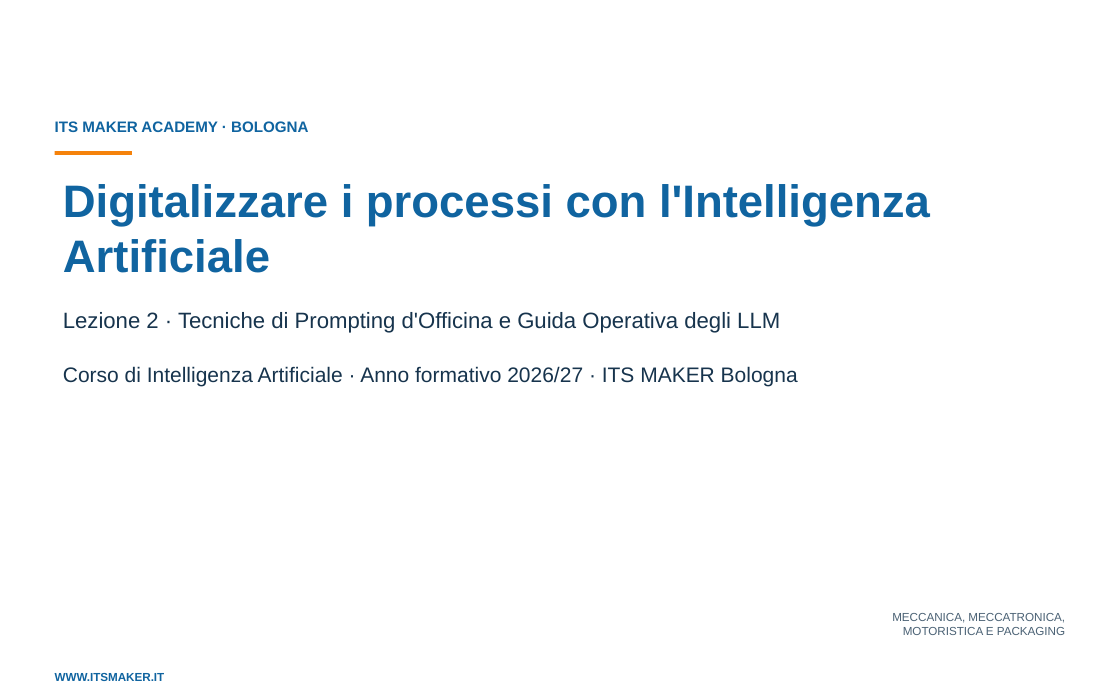
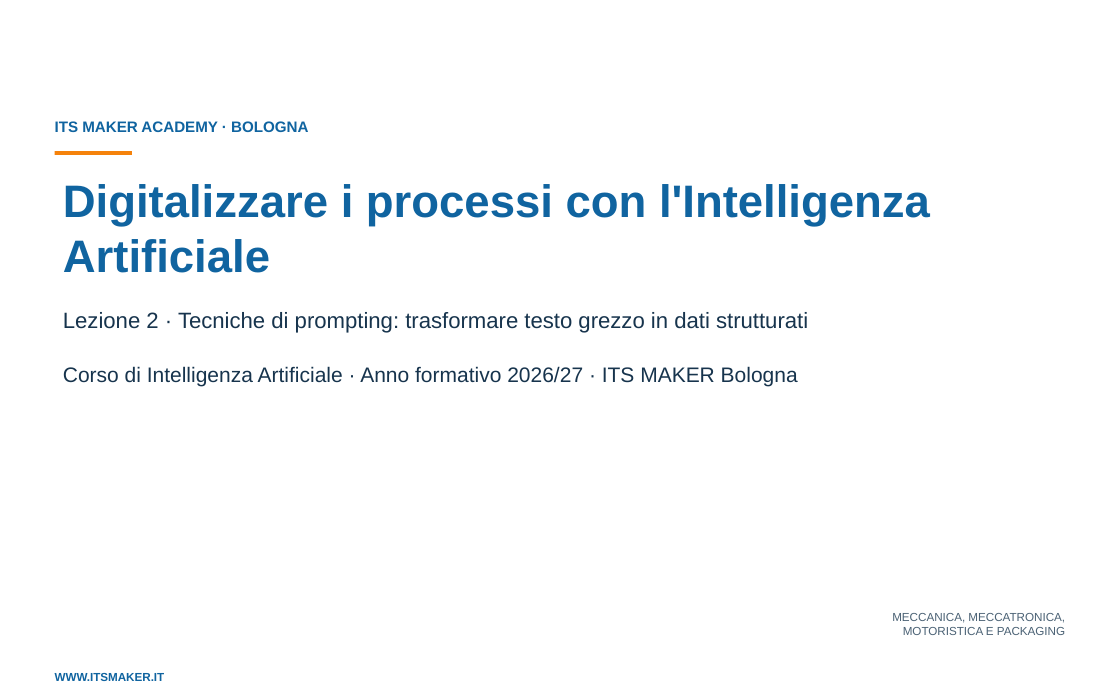
Before and after one commit to franzo9393/ITSCorso_UnslothStudio-Git, a slide deck: slide 1 of lezione 2 - 28 ottobre 2026/Lezione2_Prompting_e_Pratica_ITS_MAKER.pptx. Drawn at 1120x700 pixels with LibreOffice and Linux fonts; fonts in the diff are those of the drawing; background and template pictures are left out. Boxes give left, top, right and bottom in pixels: in the first picture for what was removed or moved away, otherwise in the second. Text is boxed around its words. In the diff, an @@ line names an element or a change of style, - is before the commit and + after.

Commit message:
feat: imposta titolo opzione 3 su slide Lezione 2 e sincronizza cartella

```diff
--- a/lezione 2 - 28 ottobre 2026/Lezione2_Prompting_e_Pratica_ITS_MAKER.pptx
+++ b/lezione 2 - 28 ottobre 2026/Lezione2_Prompting_e_Pratica_ITS_MAKER.pptx
@@ text at bbox=[63, 312, 808, 333]: text changed @@
-Lezione 2 · Tecniche di Prompting d'Officina e Guida Operativa degli LLM
+Lezione 2 · Tecniche di prompting: trasformare testo grezzo in dati strutturati
```
Also in this commit, not shown: 4 other slides changed, 7 other files.
